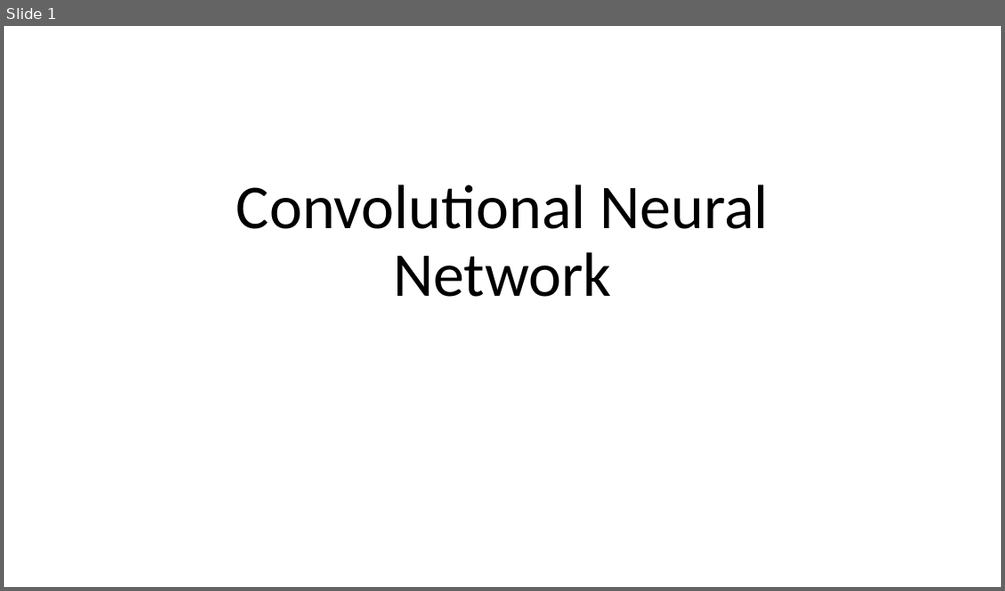
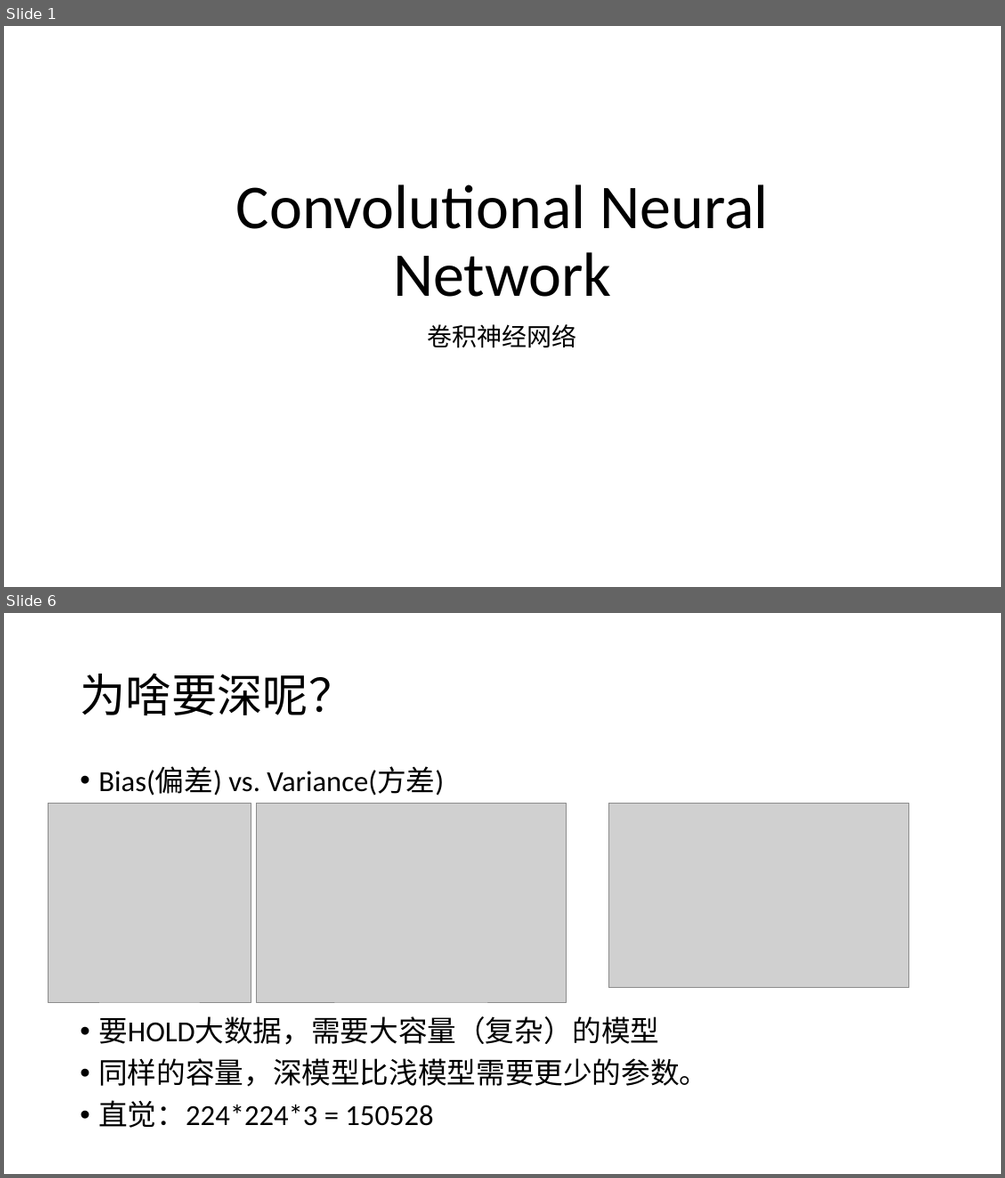
Before and after one commit to foamliu/Learning-DL, a slide deck: cnn/CNN.pptx. Shown one above the other, each under a label of ours: slide 1 before the commit, slides 1 and 6 after it; the slides between them are not shown. The pictures are 1005x591 and 1005x1178 pixels, drawn with LibreOffice and Linux fonts; fonts in the diff are those of the drawing; grey boxes stand for pictures. Boxes give left, top, right and bottom in pixels: in the first picture for what was removed or moved away, otherwise in the second. Text is boxed around its words. In the diff, an @@ line names an element or a change of style, - is before the commit and + after.

```diff
--- a/cnn/CNN.pptx
+++ b/cnn/CNN.pptx
@@ slide 6 added at bbox=[4, 613, 1001, 1174], background #FFFFFF @@
@@ title added at bbox=[80, 673, 354, 715], 44 pt, text #000000 @@
+为啥要深呢？
@@ text added at bbox=[98, 767, 708, 1127], 28 pt, text #000000 @@
+• Bias(偏差) vs. Variance(方差)
+• 要HOLD大数据，需要大容量（复杂）的模型
+• 同样的容量，深模型比浅模型需要更少的参数。
+• 直觉：224*224*3 = 150528
@@ picture added at bbox=[48, 803, 251, 1002] @@
@@ picture added at bbox=[256, 803, 566, 1002] @@
@@ picture added at bbox=[608, 803, 908, 988] @@
@@ slide 1 changed as well @@
@@ subtitle added at bbox=[428, 324, 577, 348], 24 pt, text #000000 @@
+卷积神经网络
```
Also in this commit, not shown: 9 other slides added, 2 other files.
